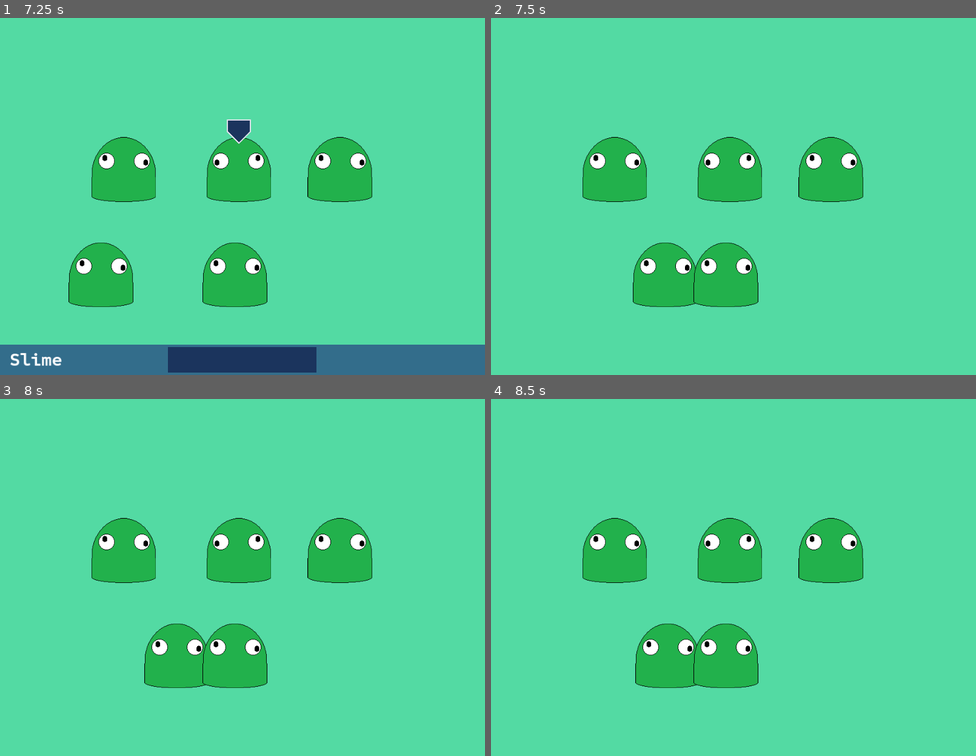
Above: before the commit, frames 1-4 (two rows, left to right).
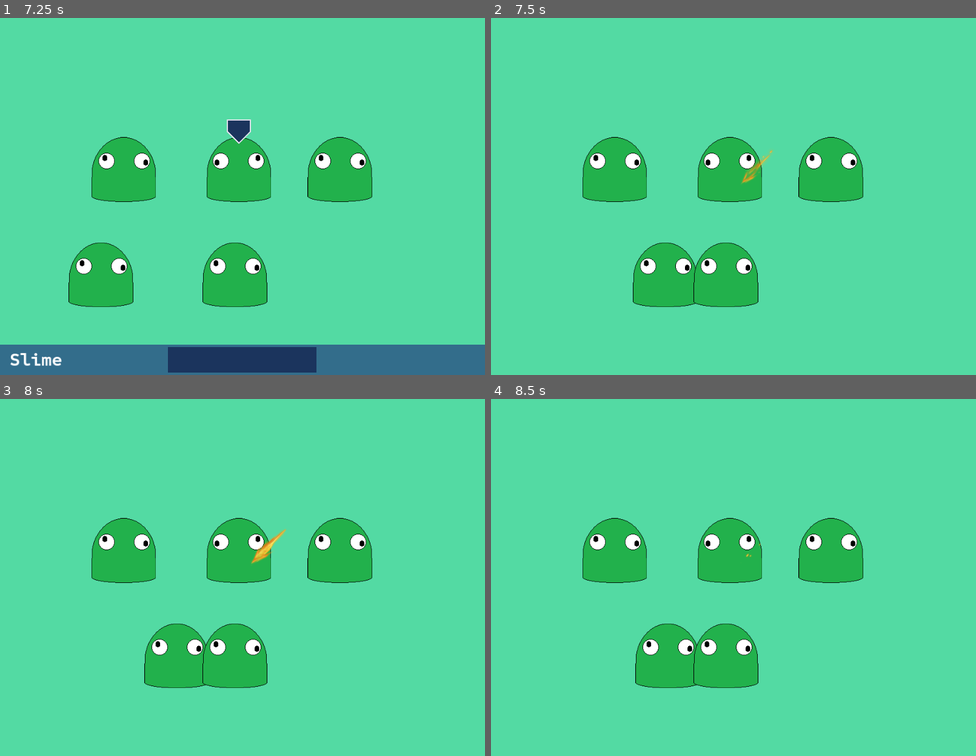
Above: after the commit, the same moments.

Repository: Tougon/CopyrightRPG
Game: Godot game, scene res://src/RPGData/Scenes/BattleScene.tscn
The game is run twice, just before and just after one commit, with the same random seed, the same clock (stepped at 60 frames per second) and the same inputs. Video files are missing from this copy of the repository; at most half a second of black plays in their place.
Inputs (mouse positions are in pixels of both pictures, inside the frame that each line leads up to):
- Up to frame 1 (7.25 s): tap Enter at 0.5, 4.25 s; move the mouse to (349, 175) at 0.52 s; click (349, 175) at 0.67 s; drag from (145, 210) to (218, 264) at 1.27 s; move the mouse to (291, 114) at 2.02 s; click (291, 114) at 2.17 s; click "Attack" at 2.75 s; tap Space at 3.5 s; drag from (218, 264) to (97, 139) at 3.52 s; move the mouse to (388, 246) at 4.27 s; click (388, 246) at 4.42 s; click "Magic" at 5 s; click "Defend" at 5.75 s; click "Attack" at 6.5 s
- Up to frame 2 (7.5 s): tap Space at 7.25 s; drag from (588, 139) to (660, 100) at 7.27 s
- Up to frame 3 (8 s): no input
- Up to frame 4 (8.5 s): move the mouse to (757, 573) at 8.02 s; click (757, 573) at 8.17 s

Frame 1 is identical in both runs. In frame 2, 0.2% of the frame differs, in the area x 51-59%, y 37-47%; in frame 3, 0.2%, in the area x 51-59%, y 36-47%; in frame 4, less than 0.1%.

Commit message:
1-16-24 - Effects
Added support for animation sequences to manage effects.

Diff:
--- a/assets/Animations/Sequences/test_anim.tres
+++ b/assets/Animations/Sequences/test_anim.tres
@@ -7,6 +7,9 @@
 [ext_resource type="Script" path="res://src/AnimationSequence/Scripts/animation_sequence_frame.gd" id="2_st50u"]
 [ext_resource type="Script" path="res://src/AnimationSequence/Scripts/Actions/terminate_animation.gd" id="3_gvvo3"]
 [ext_resource type="Script" path="res://src/AnimationSequence/Scripts/Actions/end_loop.gd" id="5_fwsco"]
+[ext_resource type="PackedScene" uid="uid://b42b65hpv41b8" path="res://assets/Effects/Generic/EffectGeneric.tscn" id="5_wtn8j"]
+[ext_resource type="Script" path="res://src/AnimationSequence/Scripts/Actions/generate_effect.gd" id="6_kdqtu"]
+[ext_resource type="Script" path="res://src/AnimationSequence/Scripts/Actions/terminate_effect.gd" id="7_iuwjk"]
 
 [sub_resource type="Resource" id="Resource_5quh4"]
 script = ExtResource("1_chofk")
@@ -37,6 +40,7 @@
 script = ExtResource("1_bx7of")
 use_directionality = false
 target = 0
+effect_index = 0
 tween = SubResource("Resource_bu1ul")
 
 [sub_resource type="Resource" id="Resource_fbclg"]
@@ -44,6 +48,23 @@
 frame = 5
 frame_order = 0
 action = SubResource("Resource_x7akk")
+
+[sub_resource type="Resource" id="Resource_vbnhx"]
+script = ExtResource("6_kdqtu")
+effect_scene = ExtResource("5_wtn8j")
+relative = 1
+effect_position = Vector2(50, 0)
+effect_rotation = 0.0
+effect_scale = Vector2(1, 1)
+child = false
+match_scale = true
+effect_variance = Vector2(0, 0)
+
+[sub_resource type="Resource" id="Resource_khlsu"]
+script = ExtResource("2_st50u")
+frame = 7
+frame_order = 0
+action = SubResource("Resource_vbnhx")
 
 [sub_resource type="Resource" id="Resource_g3qyw"]
 script = ExtResource("2_hn3wi")
@@ -63,6 +84,7 @@
 script = ExtResource("1_bx7of")
 use_directionality = false
 target = 0
+effect_index = 0
 tween = SubResource("Resource_g3qyw")
 
 [sub_resource type="Resource" id="Resource_1e5uo"]
@@ -70,6 +92,16 @@
 frame = 20
 frame_order = 0
 action = SubResource("Resource_8miv5")
+
+[sub_resource type="Resource" id="Resource_e5ljk"]
+script = ExtResource("7_iuwjk")
+effect_id = 0
+
+[sub_resource type="Resource" id="Resource_6ya30"]
+script = ExtResource("2_st50u")
+frame = 23
+frame_order = 0
+action = SubResource("Resource_e5ljk")
 
 [sub_resource type="Resource" id="Resource_ne1jy"]
 script = ExtResource("5_fwsco")
@@ -98,6 +130,7 @@
 script = ExtResource("1_bx7of")
 use_directionality = false
 target = 0
+effect_index = 0
 tween = SubResource("Resource_7127s")
 
 [sub_resource type="Resource" id="Resource_u0ohg"]
@@ -124,6 +157,7 @@
 script = ExtResource("1_bx7of")
 use_directionality = false
 target = 0
+effect_index = 0
 tween = SubResource("Resource_w8f08")
 
 [sub_resource type="Resource" id="Resource_ebtrm"]
@@ -150,6 +184,7 @@
 script = ExtResource("1_bx7of")
 use_directionality = false
 target = 0
+effect_index = 0
 tween = SubResource("Resource_plvga")
 
 [sub_resource type="Resource" id="Resource_16hyf"]
@@ -170,4 +205,4 @@
 [resource]
 script = ExtResource("1_42ti6")
 animation_name = "Test"
-animation_sequence = Array[ExtResource("2_st50u")]([SubResource("Resource_3jtwj"), SubResource("Resource_fbclg"), SubResource("Resource_1e5uo"), SubResource("Resource_xc5jk"), SubRe …(119 unchanged characters)…
+animation_sequence = Array[ExtResource("2_st50u")]([SubResource("Resource_3jtwj"), SubResource("Resource_fbclg"), SubResource("Resource_khlsu"), SubResource("Resource_1e5uo"), SubResource("Resource_6ya30"), SubResource("Resource_xc5jk"), SubRe …(119 unchanged characters)…
--- /dev/null
+++ b/assets/Effects/Generic/EffectGeneric.tscn
@@ -0,0 +1,38 @@
+[gd_scene load_steps=5 format=3 uid="uid://b42b65hpv41b8"]
+
+[ext_resource type="PackedScene" uid="uid://cog3vibpn621y" path="res://src/RPGData/Scenes/Entity/EntitySprite.tscn" id="1_whvu5"]
+[ext_resource type="Texture2D" uid="uid://5aryfr6w2cee" path="res://assets/Sprites/Effects/Generic/slash.png" id="2_weqn5"]
+
+[sub_resource type="Animation" id="Animation_fe8a7"]
+resource_name = "slash"
+length = 0.25
+step = 0.05
+tracks/0/type = "value"
+tracks/0/imported = false
+tracks/0/enabled = true
+tracks/0/path = NodePath("Sprite2D:frame")
+tracks/0/interp = 1
+tracks/0/loop_wrap = true
+tracks/0/keys = {
+"times": PackedFloat32Array(0, 0.2),
+"transitions": PackedFloat32Array(1, 1),
+"update": 0,
+"values": [0, 5]
+}
+
+[sub_resource type="AnimationLibrary" id="AnimationLibrary_6ejsh"]
+_data = {
+"slash": SubResource("Animation_fe8a7")
+}
+
+[node name="EntityBase" instance=ExtResource("1_whvu5")]
+
+[node name="Sprite2D" parent="." index="0"]
+texture = ExtResource("2_weqn5")
+hframes = 6
+
+[node name="AnimationPlayer" parent="." index="2"]
+autoplay = "slash"
+libraries = {
+"": SubResource("AnimationLibrary_6ejsh")
+}
--- a/src/AnimationSequence/Scripts/Actions/begin_loop.gd
+++ b/src/AnimationSequence/Scripts/Actions/begin_loop.gd
@@ -12,3 +12,6 @@
 	var loop = AnimationSequenceLoop.new(sequence.current_frame, num_loops);
 	sequence.loops.append(loop);
 	sequence.looping = true;
+
+func ignore_on_success() -> bool:
+	return true;
--- /dev/null
+++ b/src/AnimationSequence/Scripts/Actions/begin_on_success.gd
@@ -0,0 +1,9 @@
+extends AnimationSequenceAction
+
+class_name ASABeginOnSuccess
+
+func execute(sequence : AnimationSequence):
+	sequence.on_success = true;
+
+func ignore_on_success() -> bool:
+	return true;
--- a/src/AnimationSequence/Scripts/Actions/end_loop.gd
+++ b/src/AnimationSequence/Scripts/Actions/end_loop.gd
@@ -12,3 +12,6 @@
 		sequence.loops.erase(current_loop);
 
 	sequence.looping = sequence.loops.size() > 0;
+
+func ignore_on_success() -> bool:
+	return true;
--- /dev/null
+++ b/src/AnimationSequence/Scripts/Actions/end_on_success.gd
@@ -0,0 +1,9 @@
+extends AnimationSequenceAction
+
+class_name ASAEndOnSuccess
+
+func execute(sequence : AnimationSequence):
+	sequence.on_success = false;
+
+func ignore_on_success() -> bool:
+	return true;
--- /dev/null
+++ b/src/AnimationSequence/Scripts/Actions/generate_effect.gd
@@ -0,0 +1,48 @@
+extends AnimationSequenceAction
+
+class_name ASAGenerateEffect
+
+@export var effect_scene : PackedScene;
+@export var relative : AnimationSequenceAction.Target;
+@export var effect_position : Vector2;
+@export var effect_rotation : float;
+@export var effect_scale : Vector2;
+@export var child : bool;
+@export var match_scale : bool;
+@export var effect_variance : Vector2;
+
+# TODO: Z-axis (layering)
+
+func execute(sequence : AnimationSequence):
+	# Spawn the effect
+	var effect = effect_scene.instantiate() as EntityBase;
+	var position = effect_position;
+
+	# Determine effect position
+	var entity : EntityBase;
+	if relative == Target.USER:
+		entity = sequence.user;
+	elif relative == Target.TARGET:
+		entity = sequence.target[sequence.target_index];
+
+	if entity != null:
+		position.x = entity.global_position.x + (effect_position.x * sequence.direction_x);
+		position.y = entity.global_position.y + (effect_position.y * sequence.direction_y);
+
+		if child :
+			entity.add_child(effect);
+
+	if !child :
+		sequence.root.add_child(effect);
+
+	var variance = effect_variance * 0.5;
+	var offset = Vector2(randf_range(-variance.x, variance.x), randf_range(-variance.y, variance.y));
+	var scale = Vector2(effect_scale.x * sequence.direction_x, effect_scale.y * sequence.direction_y)
+
+	effect.global_position = position + offset;
+	effect.rotation = effect_rotation * sequence.direction_x;
+
+	if match_scale : effect.scale = scale;
+	else : effect.scale = effect_scale;
+
+	sequence.effects.append(effect);
--- /dev/null
+++ b/src/AnimationSequence/Scripts/Actions/terminate_effect.gd
@@ -0,0 +1,12 @@
+extends AnimationSequenceAction
+
+class_name ASATerminateEffect
+
+@export var effect_id : int;
+
+func execute(sequence : AnimationSequence):
+	var id = clamp(effect_id, 0, sequence.effects.size() - 1);
+
+	if id >= 0:
+		sequence.effects[id].queue_free();
+		sequence.effects.remove_at(id);
--- a/src/AnimationSequence/Scripts/animation_sequence.gd
+++ b/src/AnimationSequence/Scripts/animation_sequence.gd
@@ -17,6 +17,7 @@
 
 var sequence_name : String;
 
+var root : Node;
 var user : EntityController;
 var target : Array[EntityController];
 
@@ -63,6 +64,8 @@
 func init_sequence(obj : AnimationSequenceObject, u : EntityController):
 	aso = obj;
 	user = u;
+	root = u.get_parent();
+	print(root);
 
 	user_position = user.position;
 	user_rotation = user.rotation;
Not shown: 1 places in assets/Animations/Sequences/test_anim.tres that only renumber resources
Binary file added: assets/Sprites/Effects/Generic/slash.png
Not shown, added: assets/Sprites/Effects/Generic/slash.png.import
